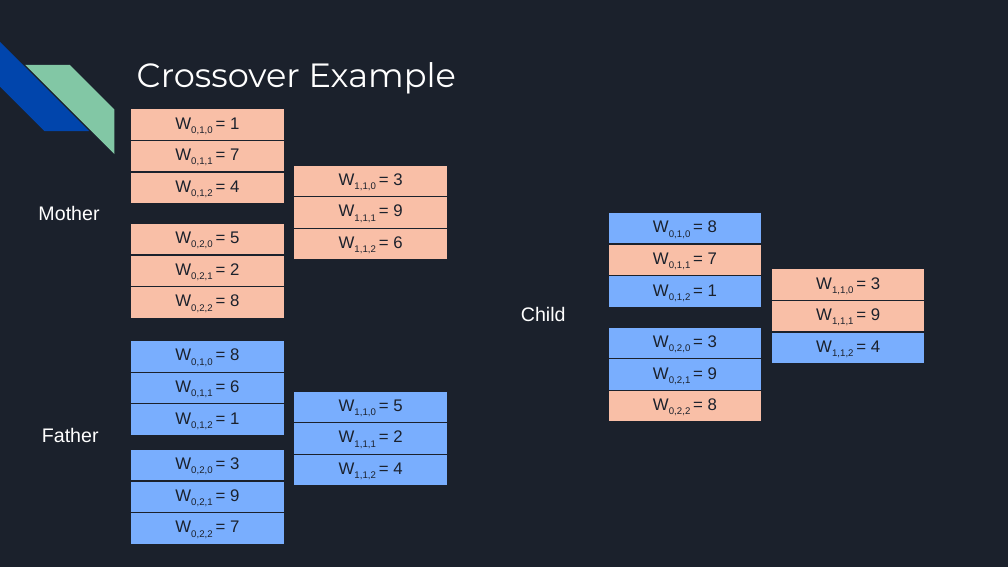
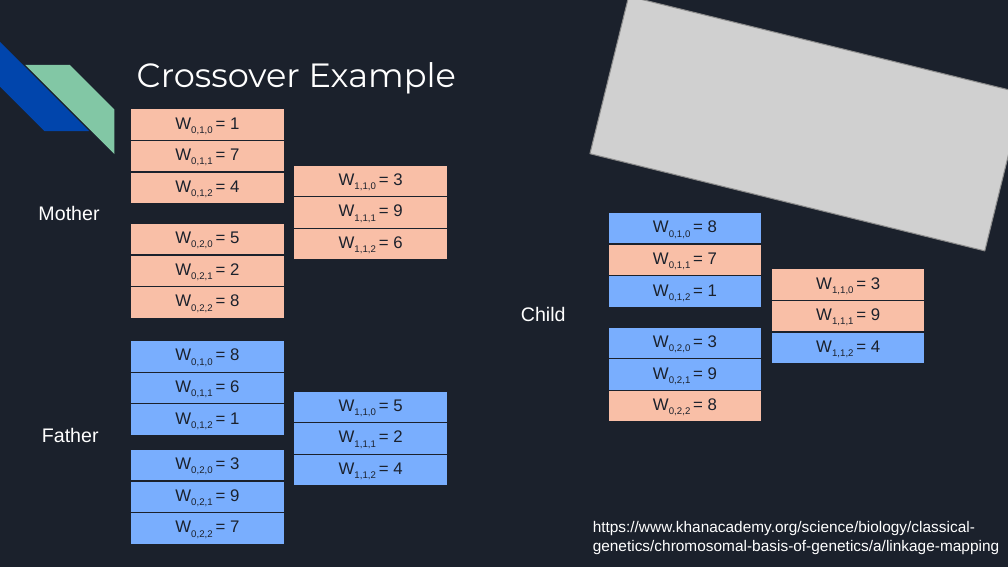
Before and after one commit to anna-porter/Reversi, a slide deck: slide 13 of Evolving a Reversi Player.pptx. Drawn at 1008x567 pixels with LibreOffice and Linux fonts; fonts in the diff are those of the drawing; grey boxes stand for pictures. Boxes give left, top, right and bottom in pixels: in the first picture for what was removed or moved away, otherwise in the second. Text is boxed around its words. In the diff, an @@ line names an element or a change of style, - is before the commit and + after.

```diff
--- a/Evolving a Reversi Player.pptx
+++ b/Evolving a Reversi Player.pptx
@@ picture added at box(590, 0, 1008, 251) @@
@@ text added at box(593, 521, 999, 554), 11 pt, text #FFFFFF @@
+https://www.khanacademy.org/science/biology/classical-genetics/chromosomal-basis-of-genetics/a/linkage-mapping
```
Also in this commit, not shown: 8 other slides changed, 8 slides added, 2 slides removed.
